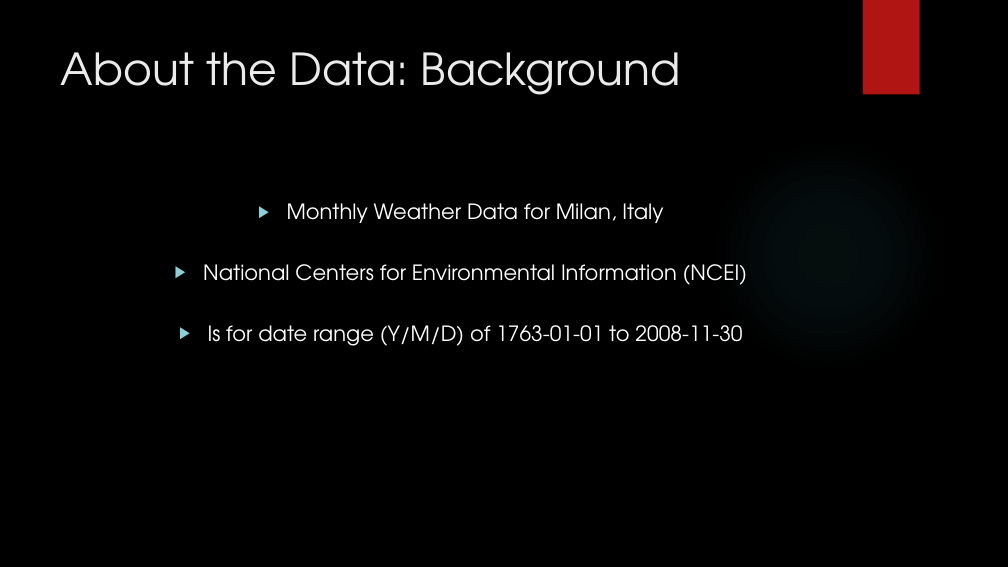
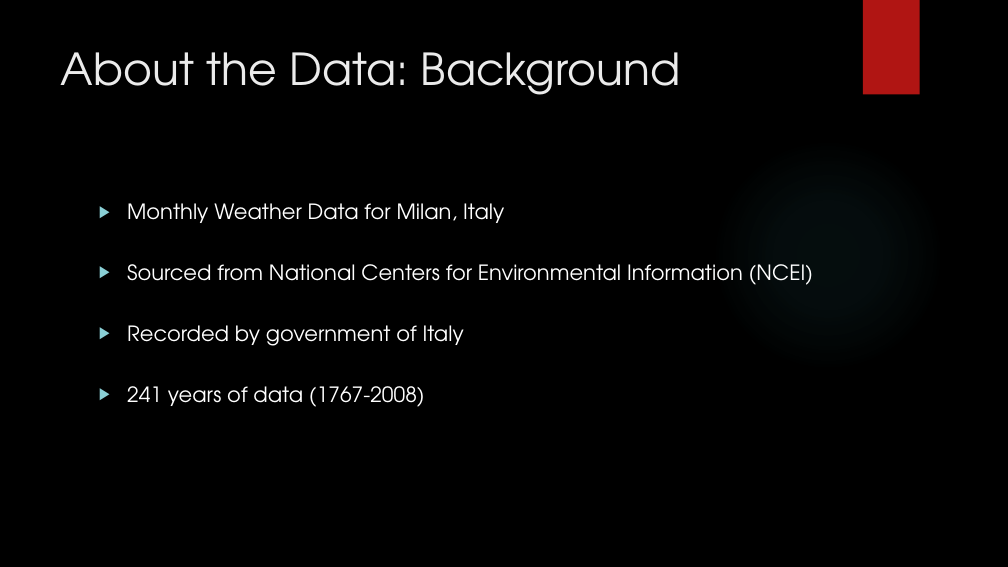
Before and after one commit to corbinmgraham/Climate-Analysis, a slide deck: slide 3 of DS202-FinalPresentation.pptx. Drawn at 1008x567 pixels with LibreOffice and Linux fonts; fonts in the diff are those of the drawing; background and template pictures are left out. Boxes give left, top, right and bottom in pixels: in the first picture for what was removed or moved away, otherwise in the second. Text is boxed around its words. In the diff, an @@ line names an element or a change of style, - is before the commit and + after.

```diff
--- a/DS202-FinalPresentation.pptx
+++ b/DS202-FinalPresentation.pptx
@@ text at (127,203,504,223): alignment centre to left @@
@@ text at (127,264,813,407): text changed @@
-▶ National Centers for Environmental Information (NCEI)
-▶ Is for date range (Y/M/D) of 1763-01-01 to 2008-11-30
+▶ Sourced from National Centers for Environmental Information (NCEI)
+▶ Recorded by government of Italy
+▶ 241 years of data (1767-2008)
```
Also in this commit, not shown: 9 other slides changed, 1 other file.
